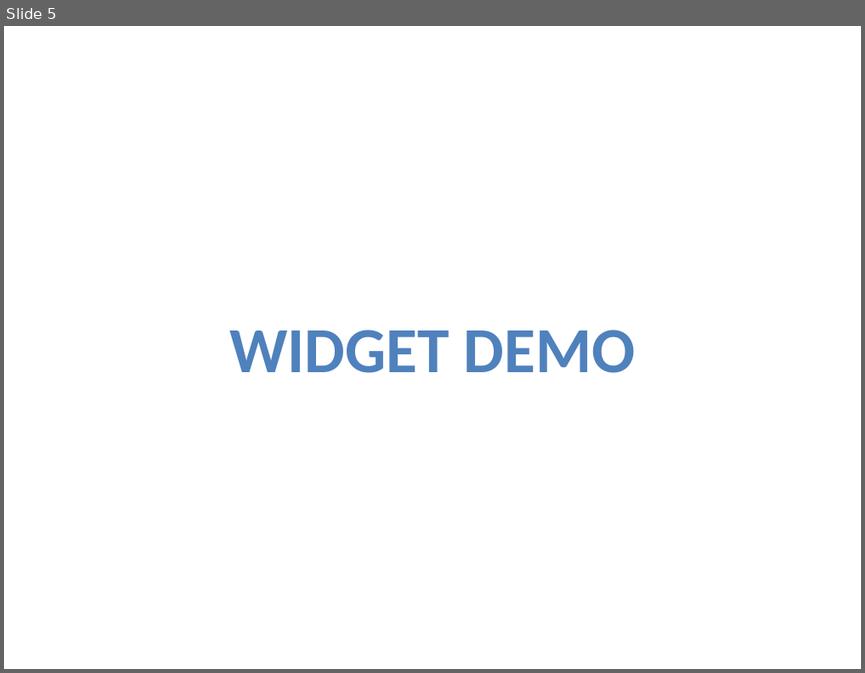
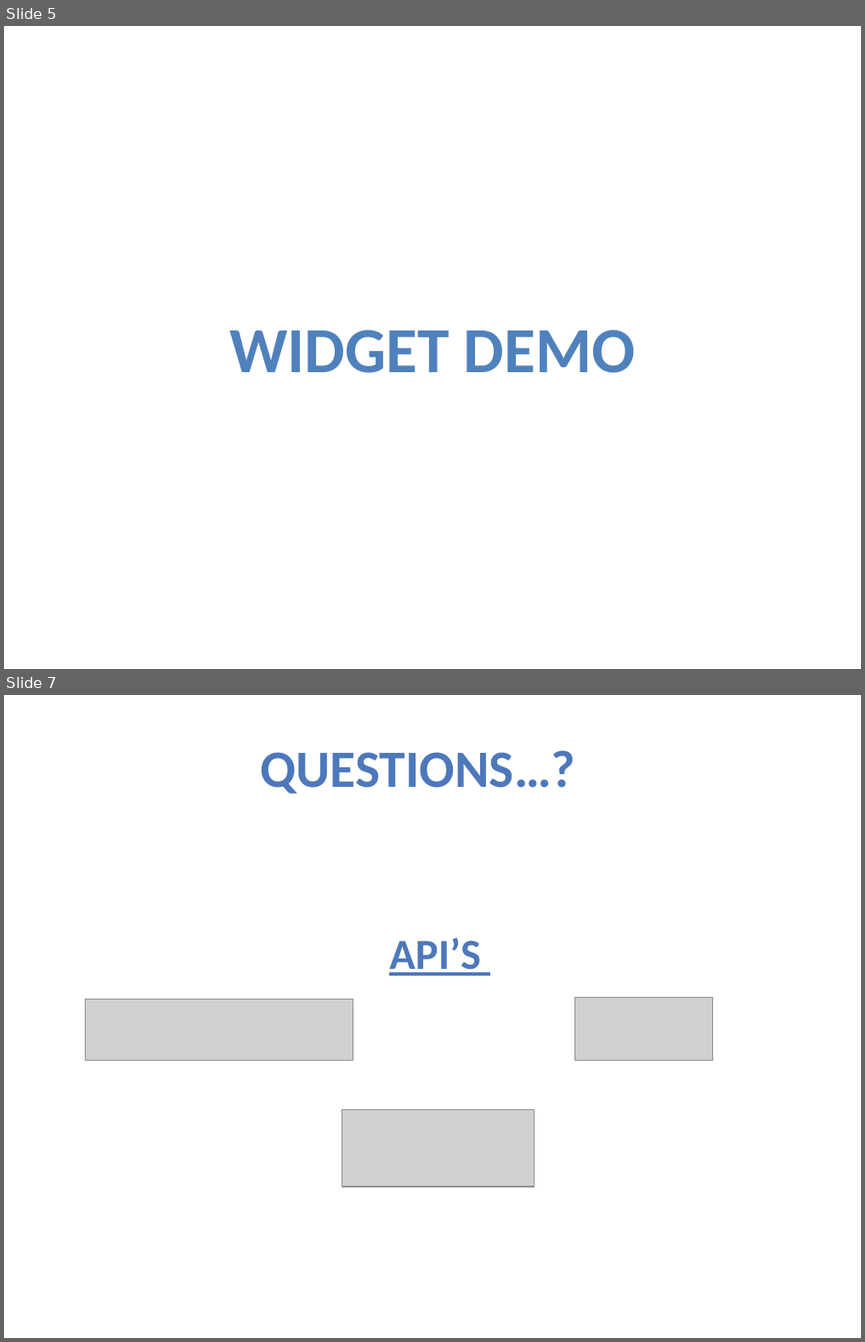
Before and after one commit to AdityaRaju/StoryBoard, a slide deck: web/ppt/PeekEstimate.pptx. Shown one above the other, each under a label of ours: slide 5 before the commit, slides 5 and 7 after it; the slides between them are not shown. The pictures are 865x673 and 865x1342 pixels, drawn with LibreOffice and Linux fonts; fonts in the diff are those of the drawing; grey boxes stand for pictures. Boxes give left, top, right and bottom in pixels: in the first picture for what was removed or moved away, otherwise in the second. Text is boxed around its words. In the diff, an @@ line names an element or a change of style, - is before the commit and + after.

```diff
--- a/web/ppt/PeekEstimate.pptx
+++ b/web/ppt/PeekEstimate.pptx
@@ slide 7 added at box(4, 695, 861, 1338), background #FFFFFF @@
@@ text added at box(260, 750, 575, 794), 44 pt, text gradient #7494C9 to #4D79BC to #346AAA to #325F94 to #315D91, bold @@
+QUESTIONS…?
@@ text added at box(389, 937, 480, 975), 36 pt, text gradient #7494C9 to #4D79BC to #346AAA to #325F94 to #315D91, bold, underline @@
+API’S
@@ picture added at box(86, 999, 352, 1061) @@
@@ picture added at box(574, 998, 713, 1060) @@
@@ picture added at box(341, 1109, 534, 1186) @@
```
Also in this commit, not shown: 3 slides changed, 1 slide removed, 3 other files.
